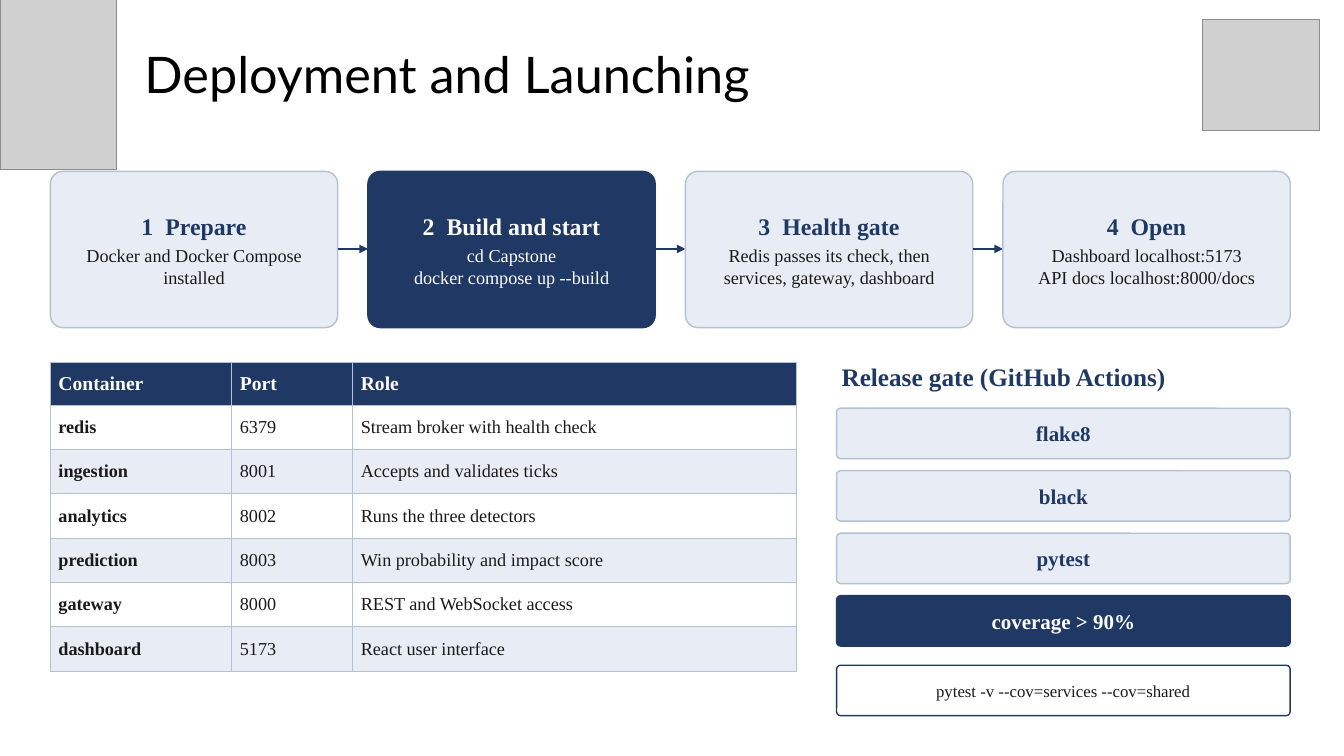
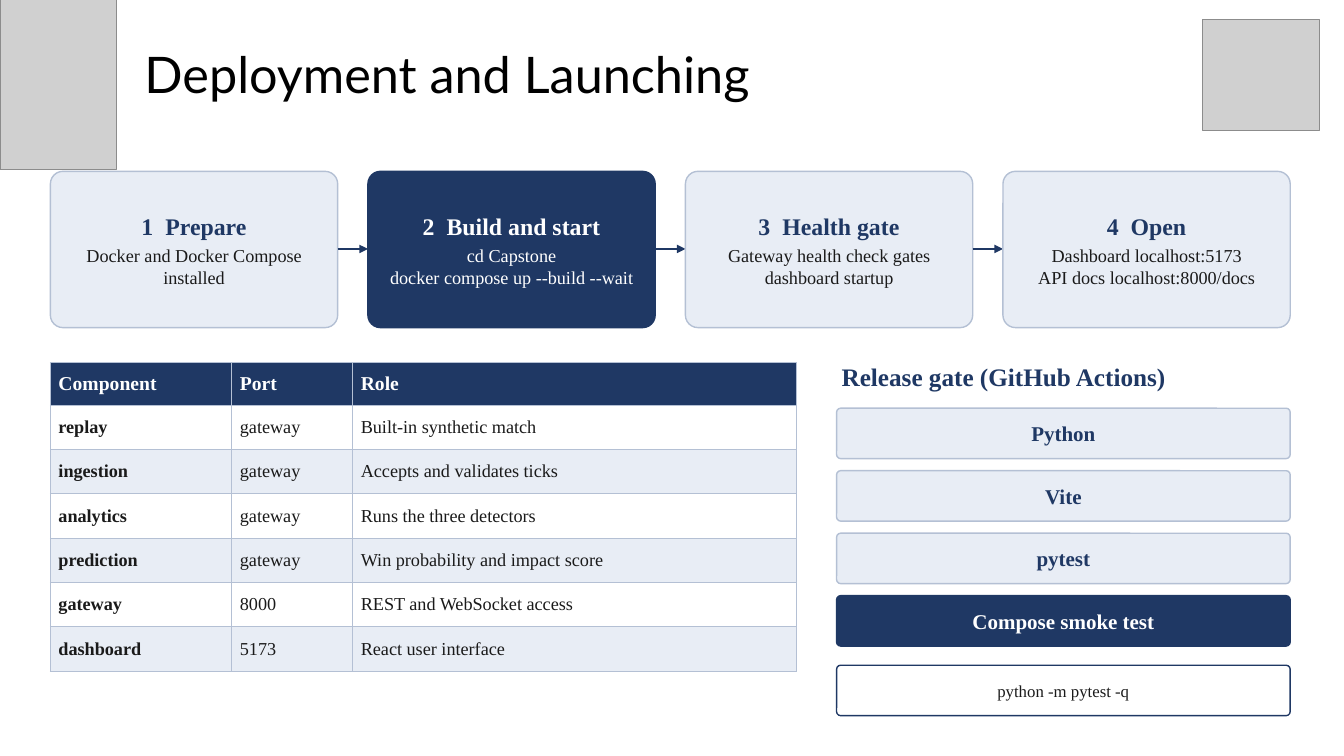
Before and after one commit to MITHUNtech11/CSA1021-SOFTWARE-ENGINEERING-, a slide deck: slide 13 of Capstone/EsportEcho_Capstone (1).pptx. Drawn at 1344x756 pixels with LibreOffice and Linux fonts; fonts in the diff are those of the drawing; grey boxes stand for pictures. Boxes give left, top, right and bottom in pixels: in the first picture for what was removed or moved away, otherwise in the second. Text is boxed around its words. In the diff, an @@ line names an element or a change of style, - is before the commit and + after.

Commit message:
feat: initialize EsportEcho capstone project with analytics, gateway, and client services

```diff
--- a/Capstone/EsportEcho_Capstone (1).pptx
+++ b/Capstone/EsportEcho_Capstone (1).pptx
@@ text in rounded rectangle at (728, 249, 930, 288): text changed @@
-Redis passes its check, then services, gateway, dashboard
+Gateway health check gates dashboard startup
@@ text in rounded rectangle at (390, 271, 633, 288): text changed @@
-docker compose up --build
+docker compose up --build --wait
@@ table at (50, 363, 797, 694) @@
-row 1, column 1: Container
+row 1, column 1: Component
-row 2: redis | 6379 | Stream broker with health check
+row 2: replay | gateway | Built-in synthetic match
-row 3, column 2: 8001
+row 3, column 2: gateway
-row 4, column 2: 8002
+row 4, column 2: gateway
-row 5, column 2: 8003
+row 5, column 2: gateway
@@ text in rounded rectangle at (1031, 426, 1095, 446): text changed @@
-flake8
+Python
@@ text in rounded rectangle at (1045, 489, 1081, 505): text changed @@
-black
+Vite
@@ text in rounded rectangle at (972, 614, 1154, 634): text changed @@
-coverage > 90%
+Compose smoke test
@@ text in rounded rectangle at (997, 685, 1129, 701): text changed @@
-pytest -v --cov=services --cov=shared
+python -m pytest -q
```
Also in this commit, not shown: 9 other slides changed, 29 other files.
